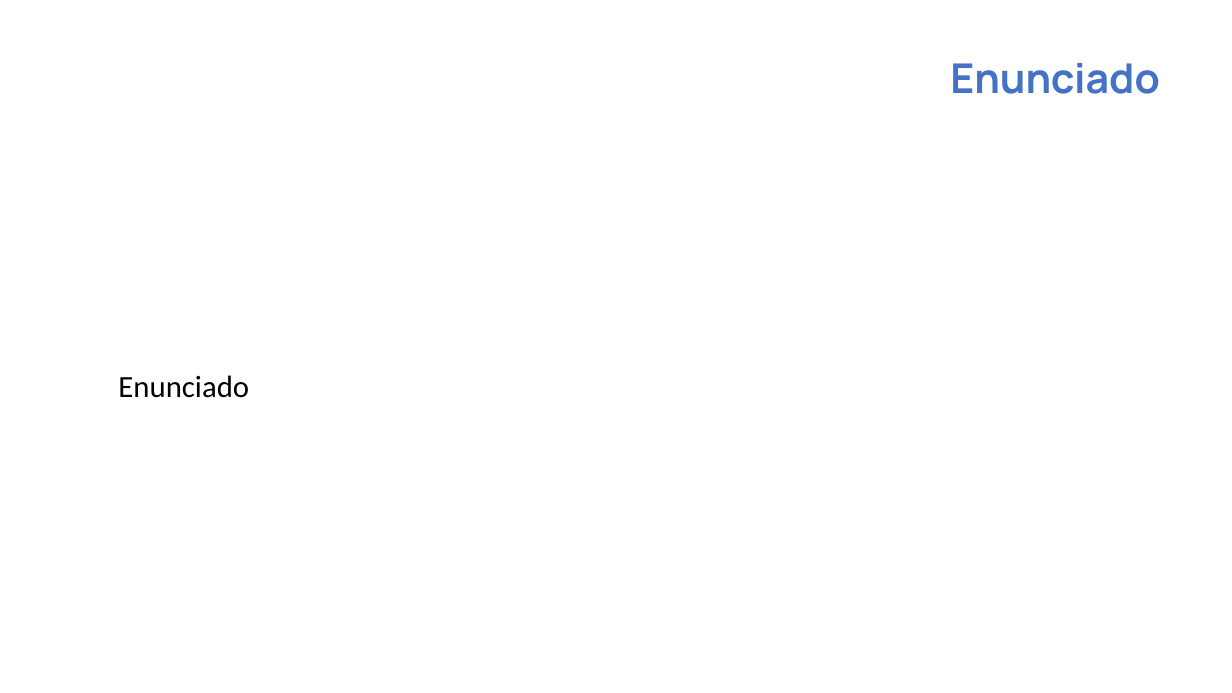
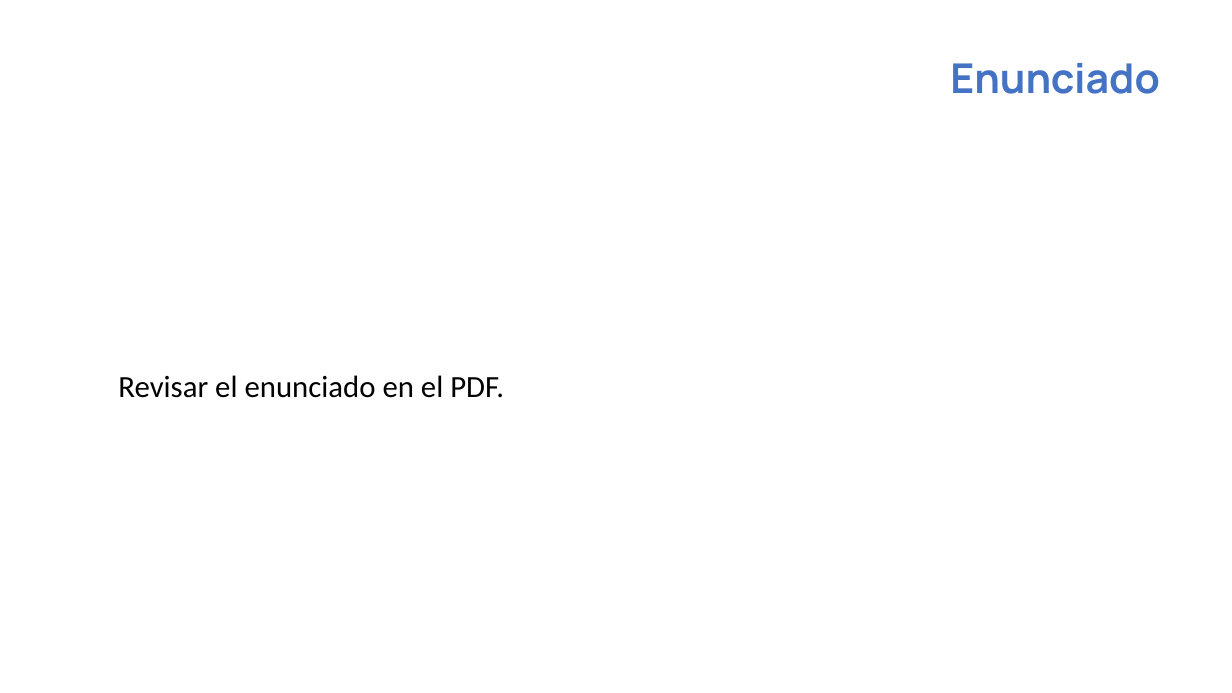
Before and after one commit to gcoronelc/UC-2020-20-PROG-OO, a slide deck: slide 2 of Unidad01/PracticaDirigida/PracticaDirigida.pptx. Drawn at 1232x693 pixels with LibreOffice and Linux fonts; fonts in the diff are those of the drawing; background and template pictures are left out. Boxes give left, top, right and bottom in pixels: in the first picture for what was removed or moved away, otherwise in the second. Text is boxed around its words. In the diff, an @@ line names an element or a change of style, - is before the commit and + after.

```diff
--- a/Unidad01/PracticaDirigida/PracticaDirigida.pptx
+++ b/Unidad01/PracticaDirigida/PracticaDirigida.pptx
@@ text at (118,375,504,398): text changed @@
-Enunciado
+Revisar el enunciado en el PDF.
```
Also in this commit, not shown: 2 slides added, 38 other files.
